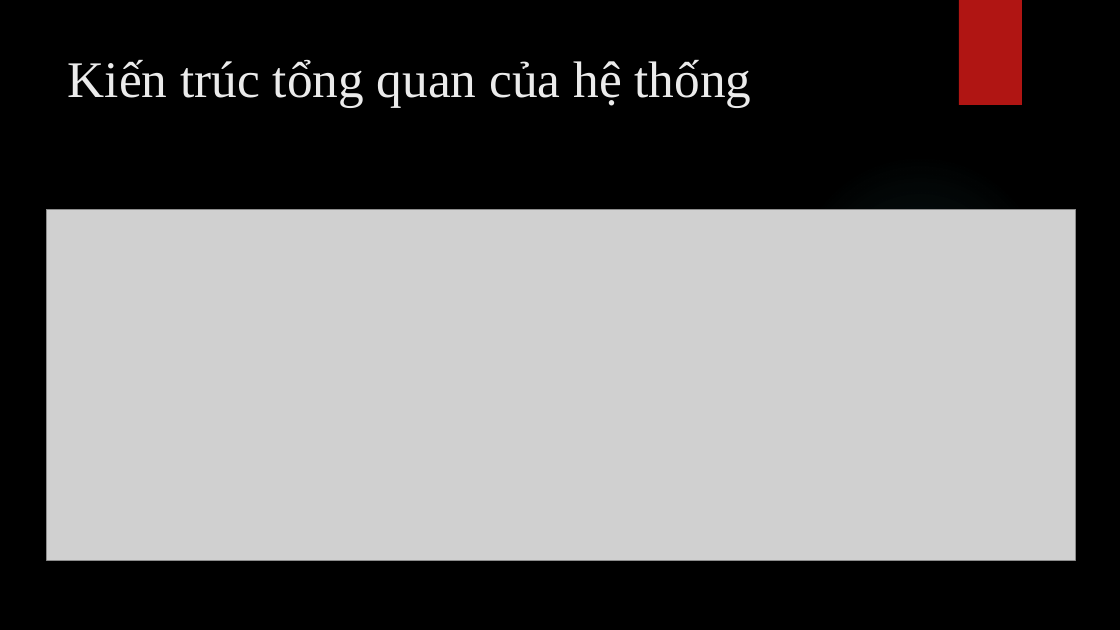
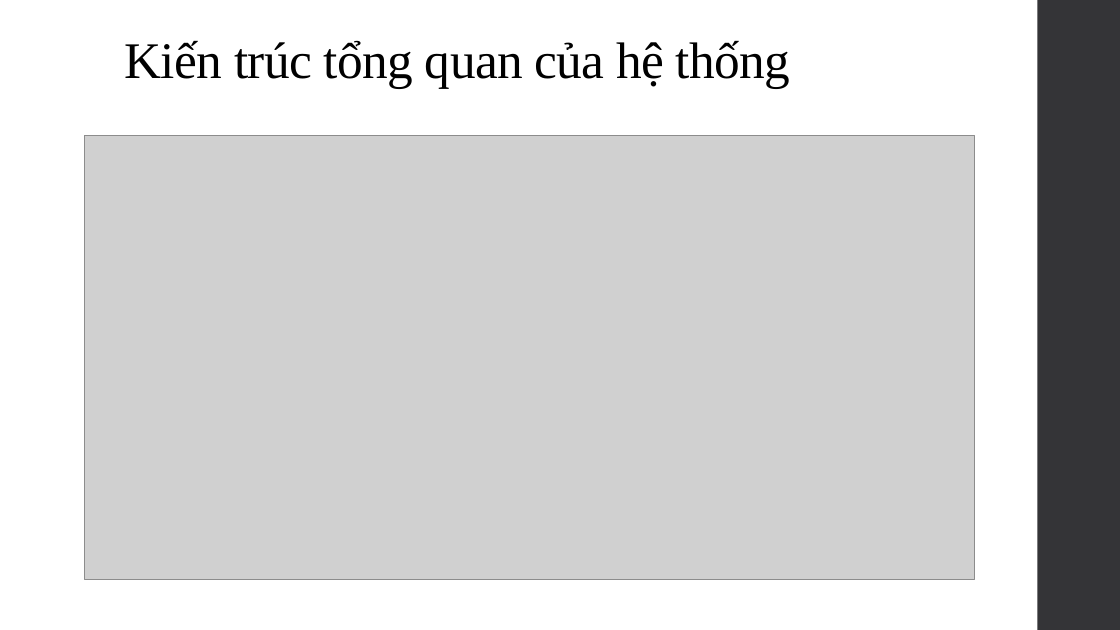
Before and after one commit to SaiGonSoftware/QA-Forum, a slide deck: slide 4 of Document/Baocao.pptx. Drawn at 1120x630 pixels with LibreOffice and Linux fonts; fonts in the diff are those of the drawing; grey boxes stand for pictures; background and template pictures are left out. Boxes give left, top, right and bottom in pixels: in the first picture for what was removed or moved away, otherwise in the second. Text is boxed around its words. In the diff, an @@ line names an element or a change of style, - is before the commit and + after.

```diff
--- a/Document/Baocao.pptx
+++ b/Document/Baocao.pptx
@@ background picture (left out) to #FFFFFF @@
@@ rectangle removed at [959,0,1022,105] @@
@@ rectangle added at [1038,0,1120,630], fill #353537 @@
@@ title "Kiến trúc tổng quan của ...": place and size @@
-title "Kiến trúc tổng quan của ..." at [68,60,752,107]
+title "Kiến trúc tổng quan của ..." at [124,40,791,89]
@@ title "Kiến trúc tổng quan của ..." at [124,40,791,89]: text colour #EBEBEB to #000000, letter spacing 0 to -0.5 pt; line spacing 1 to 0.9; vertical alignment top to bottom @@
@@ picture: place and size @@
-picture at [46,209,1075,560]
+picture at [85,135,975,579]
@@ ellipse removed at [791,154,1049,413] @@
```
Also in this commit, not shown: 8 other slides changed.
